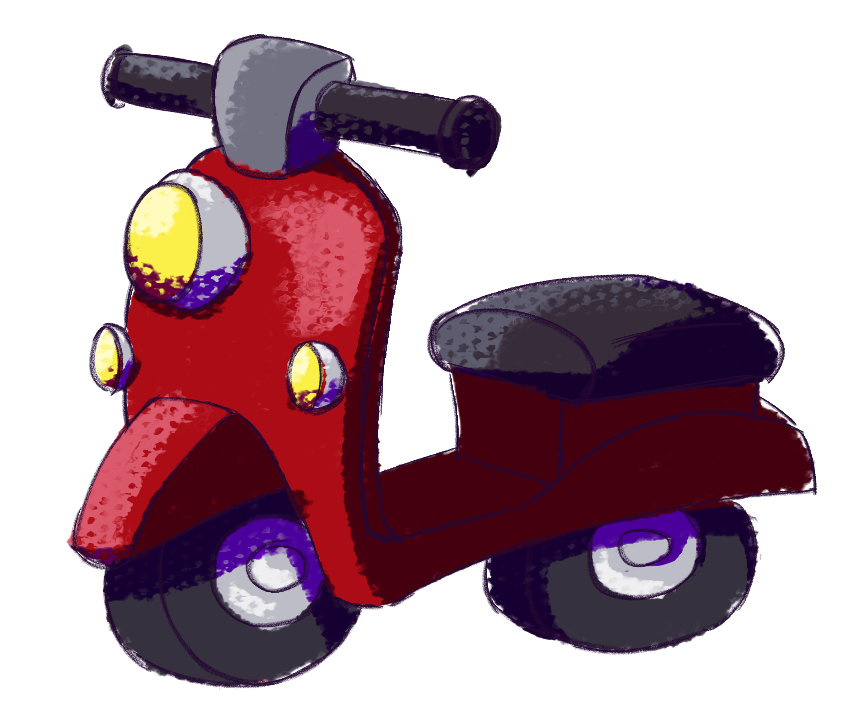
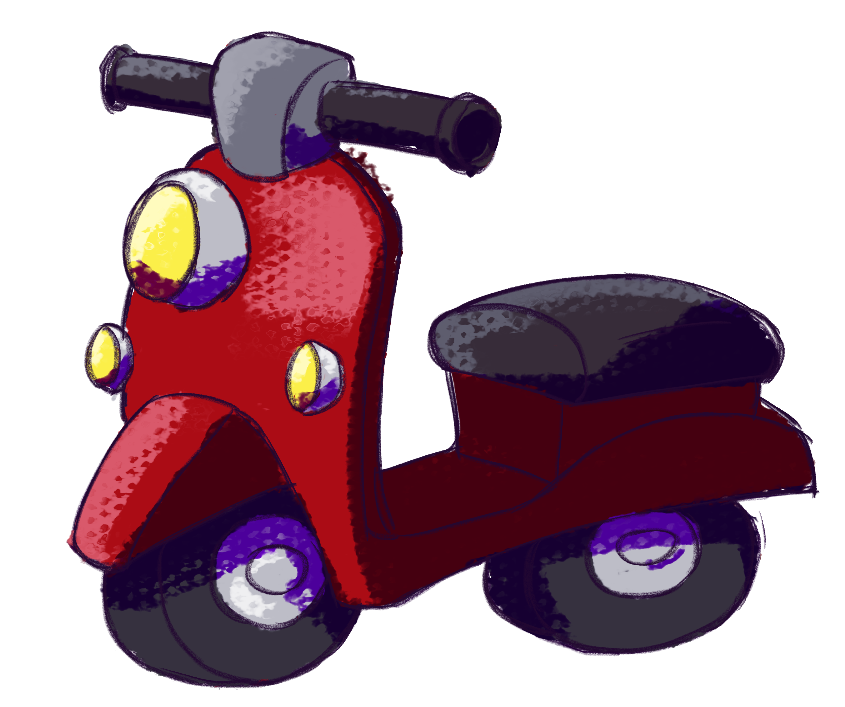
Comparing the layer stacks of the two (845, 707) images. Changes:
showed "3" over [72, 31, 820, 690]
showed "1" over [66, 35, 817, 690]
